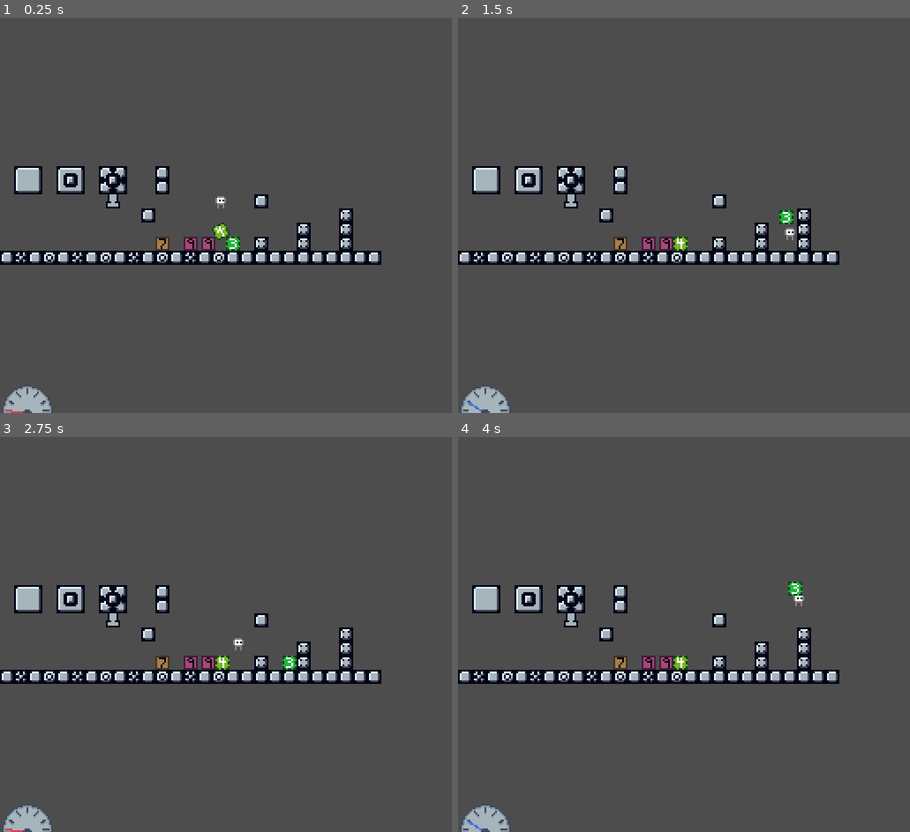
Above: before the commit, frames 1-4 (two rows, left to right).
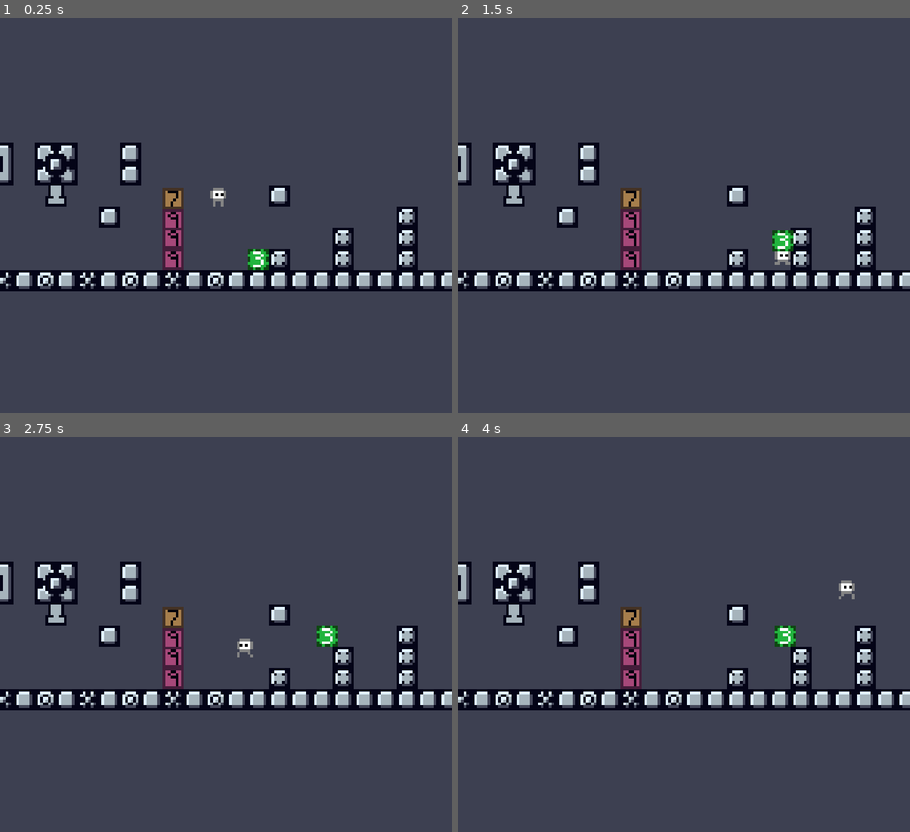
Above: after the commit, the same moments.

Repository: frznc/This-Weigh-Up
Game: Godot game, scene res://scenes/world.tscn
Same seed, same stepped clock (60 frames per second), same inputs: the game is played once before the commit and once after it.
Inputs:
- Up to frame 1 (0.25 s): no input
- Up to frame 2 (1.5 s): hold D (right) from 0.53 s (still down); tap Q (drop) at 0.6 s; tap Space (jump) at 0.77, 1.07 s; tap E (pickup) at 0.8, 1.35 s
- Up to frame 3 (2.75 s): tap Space (jump) at 1.52, 1.55, 1.82 s; release D (right) at 2.03 s; hold A (left) from 2.03 s (still down); hold Space (jump) from 2.03 s (still down); tap Q (drop) at 2.3 s
- Up to frame 4 (4 s): release A (left) at 2.78 s; release Space (jump) at 2.78 s; hold D (right) from 2.78 s (still down); tap Q (drop) at 2.85 s; tap Space (jump) at 3.02, 3.32 s; tap E (pickup) at 3.05, 3.6 s; hold Space (jump) from 3.53 s (still down)

The runs differ from the first frame. In frame 1, 14% of the frame differs, in the area x 0-100%, y 31-100%; in frame 2, 14%; in frame 3, 14%; in frame 4, 14%.

Commit message:
animation and fixes

Diff:
--- a/objects/weight.tscn
+++ b/objects/weight.tscn
@@ -14,6 +14,7 @@
 collision_mask = 5
 gravity_scale = 0.5
 can_sleep = false
+lock_rotation = true
 script = ExtResource("1_f2gmg")
 
 [node name="sprite" type="AnimatedSprite2D" parent="."]
--- a/project.godot
+++ b/project.godot
@@ -13,6 +13,7 @@
 config/name="GMTK2024"
 run/main_scene="res://scenes/world.tscn"
 config/features=PackedStringArray("4.3", "Forward Plus")
+boot_splash/bg_color=Color(0.164874, 0.173119, 0.222863, 1)
 config/icon="res://textures/icon.svg"
 
 [autoload]
@@ -26,6 +27,7 @@
 window/size/viewport_height=224
 window/size/mode=2
 window/stretch/mode="viewport"
+window/stretch/scale=1.5
 
 [input]
 
@@ -73,4 +75,5 @@
 [rendering]
 
 textures/canvas_textures/default_texture_filter=0
+environment/defaults/default_clear_color=Color(0.240447, 0.251343, 0.316836, 1)
 2d/snap/snap_2d_transforms_to_pixel=true
--- a/scenes/player.tscn
+++ b/scenes/player.tscn
@@ -6,65 +6,66 @@
 [ext_resource type="PackedScene" uid="uid://yuw15pr1pj53" path="res://scenes/pause.tscn" id="4_i1m2f"]
 [ext_resource type="PackedScene" uid="uid://c8mqhigxgnk8s" path="res://scenes/ui.tscn" id="5_olsrx"]
 
-[sub_resource type="AtlasTexture" id="AtlasTexture_sf58a"]
+[sub_resource type="AtlasTexture" id="AtlasTexture_o8iay"]
+atlas = ExtResource("2_keqxy")
+region = Rect2(90, 0, 9, 9)
+
+[sub_resource type="AtlasTexture" id="AtlasTexture_iadik"]
 atlas = ExtResource("2_keqxy")
 region = Rect2(54, 0, 9, 9)
 
-[sub_resource type="AtlasTexture" id="AtlasTexture_ymin0"]
-atlas = ExtResource("2_keqxy")
-region = Rect2(63, 0, 9, 9)
-
-[sub_resource type="AtlasTexture" id="AtlasTexture_fps1t"]
-atlas = ExtResource("2_keqxy")
-region = Rect2(72, 0, 9, 9)
-
-[sub_resource type="AtlasTexture" id="AtlasTexture_43p5a"]
-atlas = ExtResource("2_keqxy")
-region = Rect2(81, 0, 9, 9)
-
-[sub_resource type="AtlasTexture" id="AtlasTexture_igkuy"]
-atlas = ExtResource("2_keqxy")
-region = Rect2(90, 0, 9, 9)
-
-[sub_resource type="AtlasTexture" id="AtlasTexture_ldeam"]
+[sub_resource type="AtlasTexture" id="AtlasTexture_po0yn"]
 atlas = ExtResource("2_keqxy")
 region = Rect2(99, 0, 9, 9)
 
-[sub_resource type="AtlasTexture" id="AtlasTexture_xqr1i"]
+[sub_resource type="AtlasTexture" id="AtlasTexture_brn6f"]
 atlas = ExtResource("2_keqxy")
-region = Rect2(117, 0, 9, 9)
+region = Rect2(54, 0, 9, 9)
+
+[sub_resource type="AtlasTexture" id="AtlasTexture_p5bxe"]
+atlas = ExtResource("2_keqxy")
+region = Rect2(63, 0, 9, 9)
 
 [sub_resource type="SpriteFrames" id="SpriteFrames_gqwo0"]
 animations = [{
 "frames": [{
 "duration": 1.0,
-"texture": SubResource("AtlasTexture_sf58a")
-}, {
-"duration": 1.0,
-"texture": SubResource("AtlasTexture_ymin0")
-}, {
-"duration": 1.0,
-"texture": SubResource("AtlasTexture_fps1t")
-}, {
-"duration": 1.0,
-"texture": SubResource("AtlasTexture_43p5a")
-}, {
-"duration": 1.0,
-"texture": SubResource("AtlasTexture_igkuy")
-}, {
-"duration": 1.0,
-"texture": SubResource("AtlasTexture_ldeam")
-}, {
-"duration": 1.0,
-"texture": SubResource("AtlasTexture_xqr1i")
+"texture": SubResource("AtlasTexture_o8iay")
 }],
 "loop": true,
-"name": &"default",
+"name": &"crouch",
+"speed": 5.0
+}, {
+"frames": [{
+"duration": 1.0,
+"texture": SubResource("AtlasTexture_iadik")
+}],
+"loop": true,
+"name": &"idle",
+"speed": 5.0
+}, {
+"frames": [{
+"duration": 1.0,
+"texture": SubResource("AtlasTexture_po0yn")
+}],
+"loop": true,
+"name": &"jump",
+"speed": 5.0
+}, {
+"frames": [{
+"duration": 0.5,
+"texture": SubResource("AtlasTexture_brn6f")
+}, {
+"duration": 0.5,
+"texture": SubResource("AtlasTexture_p5bxe")
+}],
+"loop": true,
+"name": &"walk",
 "speed": 5.0
 }]
 
 [sub_resource type="RectangleShape2D" id="RectangleShape2D_pnrpn"]
-size = Vector2(6, 6)
+size = Vector2(7, 6)
 
 [sub_resource type="Curve" id="Curve_53uy4"]
 _data = [Vector2(0, 1), 0.0, 0.0, 0, 0, Vector2(0.904494, 0), -0.0489008, 0.0, 0, 0]
@@ -78,11 +79,12 @@
 collision_layer = 2
 script = ExtResource("1_tj0eu")
 
-[node name="AnimatedSprite2D" type="AnimatedSprite2D" parent="."]
+[node name="sprite" type="AnimatedSprite2D" parent="."]
 sprite_frames = SubResource("SpriteFrames_gqwo0")
+animation = &"crouch"
 
 [node name="CollisionShape2D" type="CollisionShape2D" parent="."]
-position = Vector2(1, 2)
+position = Vector2(0.25, 2)
 shape = SubResource("RectangleShape2D_pnrpn")
 
 [node name="camera" type="Camera2D" parent="."]
--- a/scenes/world.tscn
+++ b/scenes/world.tscn
@@ -11,7 +11,6 @@
 position = Vector2(-3.74999, -57.5)
 
 [node name="tilemap1" type="TileMapLayer" parent="."]
-z_index = 99
 use_parent_material = true
 tile_map_data = PackedByteArray("AADy/wAAAAAAAAAAAADz/wAAAAABAAAAAAD0/wAAAAAAAAAAAAD2/wAAAAAAAAAAAAD1/wAAAAADAAAAAADw/w …(1136 unchanged characters)…
 tile_set = ExtResource("2_ikh7j")
@@ -20,20 +19,20 @@
 position = Vector2(-20, -4)
 weight_value = 9
 
-[node name="weight3" parent="." instance=ExtResource("3_svj6x")]
-position = Vector2(-2, -17)
-weight_value = -4
+[node name="weight5" parent="." instance=ExtResource("3_svj6x")]
+position = Vector2(-20, -20)
+weight_value = 9
 
-[node name="weight4" parent="." instance=ExtResource("3_svj6x")]
-position = Vector2(4, -4)
+[node name="weight8" parent="." instance=ExtResource("3_svj6x")]
+position = Vector2(-20, -12)
+weight_value = 9
+
+[node name="weight7" parent="." instance=ExtResource("3_svj6x")]
+position = Vector2(12, -12)
 weight_value = -3
 
-[node name="weight5" parent="." instance=ExtResource("3_svj6x")]
-position = Vector2(-10, -5)
-weight_value = 9
-
 [node name="weight6" parent="." instance=ExtResource("3_svj6x")]
-position = Vector2(-36, -3)
+position = Vector2(-20, -28)
 weight_value = 7
 
 [node name="Pipe" parent="." instance=ExtResource("4_h82wq")]
--- a/scripts/player.gd
+++ b/scripts/player.gd
@@ -5,9 +5,12 @@
 
 var speed = 80.0
 var jump_velocity = -175.0
+var can_move = true
 
 var death_time = 1
+var too_heavy = false
 
+var jumping = false
 var coyote_time = 0.06
 var jump_available = true
 
@@ -17,33 +20,37 @@
 @onready var weight_obj = preload("res://objects/weight.tscn")
 @onready var weightstack_obj = preload("res://scenes/weight_stack.tscn")
 
-@onready var sprite = $AnimatedSprite2D
+@onready var sprite = $sprite
 @onready var particle_crushed = $"Crushed Particles"
 
 func _ready() -> void:
-	refresh_collisionshape()
-
+	pass
 
 func _physics_process(delta: float) -> void:
 	run_physics(delta)
+	if can_move:run_movement(delta)
+	else: velocity.x = 0
+
+	sprite.play(str(get_player_state())) # Get current state from get_player_state then play the anim
+	# flip sprite based on dir
+
 
 	## Drop weights
 	if Input.is_action_just_pressed("drop") and Global.held_weights != [] and Global.weight <= 20:
-		var top_weight = Global.held_weights.size() - 1 # Get the position of the top weight
-		var weight_to_drop = Global.held_weights.pop_at(top_weight) # Get value of top weight
+		var top_weight_pos = Global.held_weights.size() - 1 # Get the position of the top weight
+		var weight_to_drop = Global.held_weights.pop_at(top_weight_pos) # Get value of top weight
 		print(weight_to_drop)
 		var weight_to_spawn = weight_to_drop # we will re-spawn the Global.weight that is being dropped :)
-		Global.held_weights.remove_at(top_weight) # Remove Global.weight from array.
+		Global.held_weights.remove_at(top_weight_pos) # Remove Global.weight from array.
 		update_weight()
 
 		## Global.weight is now removed from the player. Place it back to the world
 		var instance = weight_obj.instantiate() # Create new Global.weight object
 		instance.weight_value = str(weight_to_spawn) # Set the weight
-		instance.position = position + Vector2(0,0) # Set position to player's position (plus an offset if needed)
+		instance.position = position + Vector2(0,(top_weight_pos * -8) - 9) # Set position to top stack position
 		get_parent().add_child(instance) # Add Global.weight to world
-		refresh_collisionshape()
+		#refresh_collisionshape()
 
-	print(int(global_position.x / 8))
 
 	debug()
 	move_and_slide()
@@ -57,15 +64,19 @@
 		velocity += get_gravity() * delta
 	else:
 		jump_available = true
-
+		jumping = false
+func run_movement(delta):
 	# Jumping
 	if Input.is_action_pressed("jump") and jump_available:
 		jump_available = false
 		velocity.y = jump_velocity
-
-	var direction := Input.get_axis("left", "right") # Movement
+		jumping = true
+	# Movement
+	var direction := Input.get_axis("left", "right")
 	if direction: velocity.x = direction * speed
 	else: velocity.x = move_toward(velocity.x, 0, speed)
+	if Input.is_action_just_pressed("left"): sprite.flip_h = true
+	if Input.is_action_just_pressed("right"): sprite.flip_h = false
 
 
 func coyote_timeout():
@@ -80,6 +91,7 @@
 		Global.weight += x
 	jump_velocity += (Global.weight *  weight_mult)
 	speed -= (Global.weight * weight_mult)
+
 	if Global.weight > 15:
 		Global.heaviness = 2
 	elif Global.weight > 10:
@@ -91,32 +103,30 @@
 	if Global.weight > 20:
 		speed = 0
 		jump_velocity = 0
+		too_heavy = true
+		can_move = false
 		Global.weight = 21 # Kinda silly but this is done so the dial in the UI doesnt look weird
 		get_tree().create_timer(death_time).timeout.connect(die)
 
-
 func die():
-	Global.heaviness = 8
+	Global.heaviness = 7
 	sprite.visible = false
 	particle_crushed.emitting = true
-
 
 func add_to_weightstack(weight): # Called when picking up a weight. Creates the visual
 	var instance = weightstack_obj.instantiate()
 	instance.weight_value = weight
 	instance.id = Global.held_weights.size() # if weights ID is larger than the size of the stack array, it shouldnt exist!
 	get_parent().add_child(instance)
-	refresh_collisionshape()
 
-
-func refresh_collisionshape(): # Sets the player collision based on the stack height.
-	$CollisionShape2D.shape.extents = Vector2(3,3) # default
-	$CollisionShape2D.position = Vector2(1,2) # default
-
-	for x in Global.held_weights:
-		$CollisionShape2D.position += Vector2(0,-4)
-		$CollisionShape2D.shape.extents += Vector2(0,4)
-
+func get_player_state():
+	if too_heavy == true:
+		return "crouch"
+	if jumping == true:
+		return "jump"
+	if Input.is_action_pressed("right") || Input.is_action_pressed("left"):
+		return "walk"
+	return "idle"
 
 func debug(): # Debug
 	if Input.is_action_just_pressed("f1"):
--- a/scripts/weight.gd
+++ b/scripts/weight.gd
@@ -1,9 +1,11 @@
 extends RigidBody2D
 
 var player_inside = false
+var test = false
+
 @export_range(-9,9) var weight_value : int = 0
+@onready var player = get_tree().current_scene.get_node("player")
 
-@onready var player = get_tree().current_scene.get_node("player")
 
 func _ready() -> void:
 	# Value is negative, change it to the correct frame
Not shown: 1 places in scenes/player.tscn that only renumber resources
